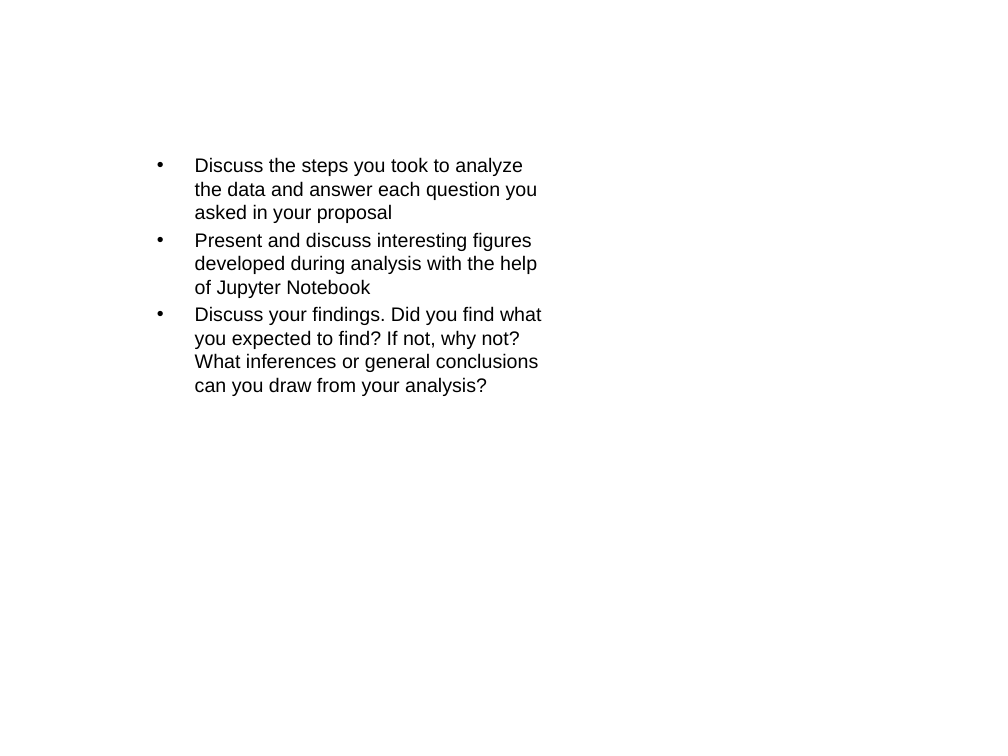
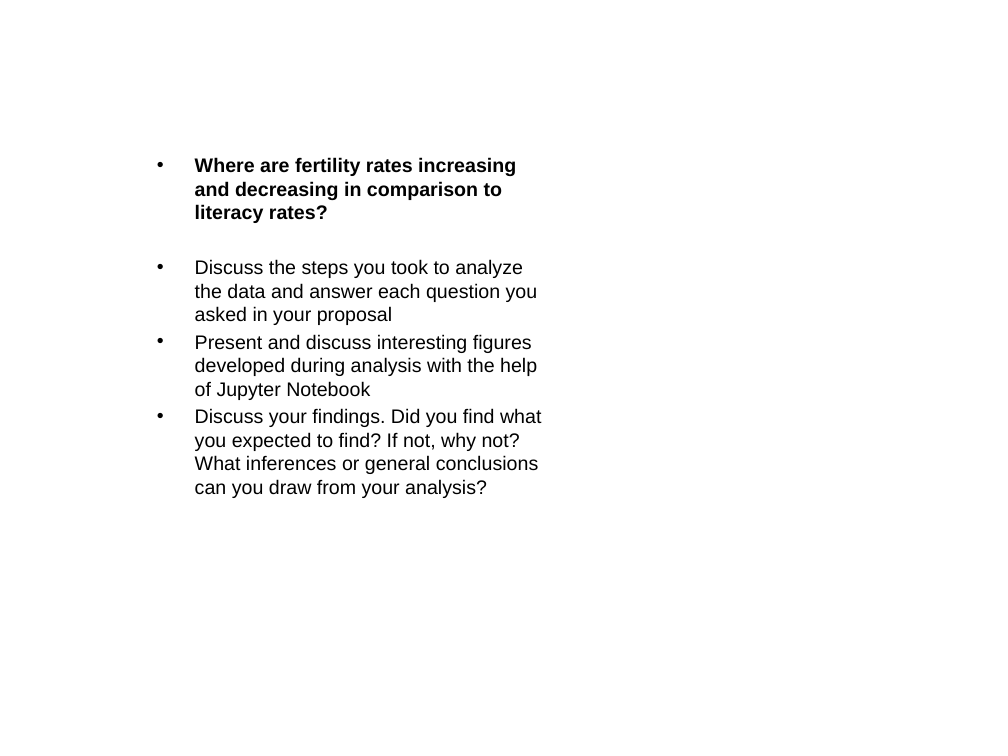
Before and after one commit to CShattoJones/Teamfive, a slide deck: slide 7 of sgoodel3template.pptx. Drawn at 1008x756 pixels with LibreOffice and Linux fonts; fonts in the diff are those of the drawing; background and template pictures are left out. Boxes give left, top, right and bottom in pixels: in the first picture for what was removed or moved away, otherwise in the second. Text is boxed around its words. In the diff, an @@ line names an element or a change of style, - is before the commit and + after.

```diff
--- a/sgoodel3template.pptx
+++ b/sgoodel3template.pptx
@@ text at bbox=[195, 157, 516, 223]: paragraph added @@
+• Where are fertility rates increasing and decreasing in comparison to literacy rates?
```
Also in this commit, not shown: 4 other slides changed.
